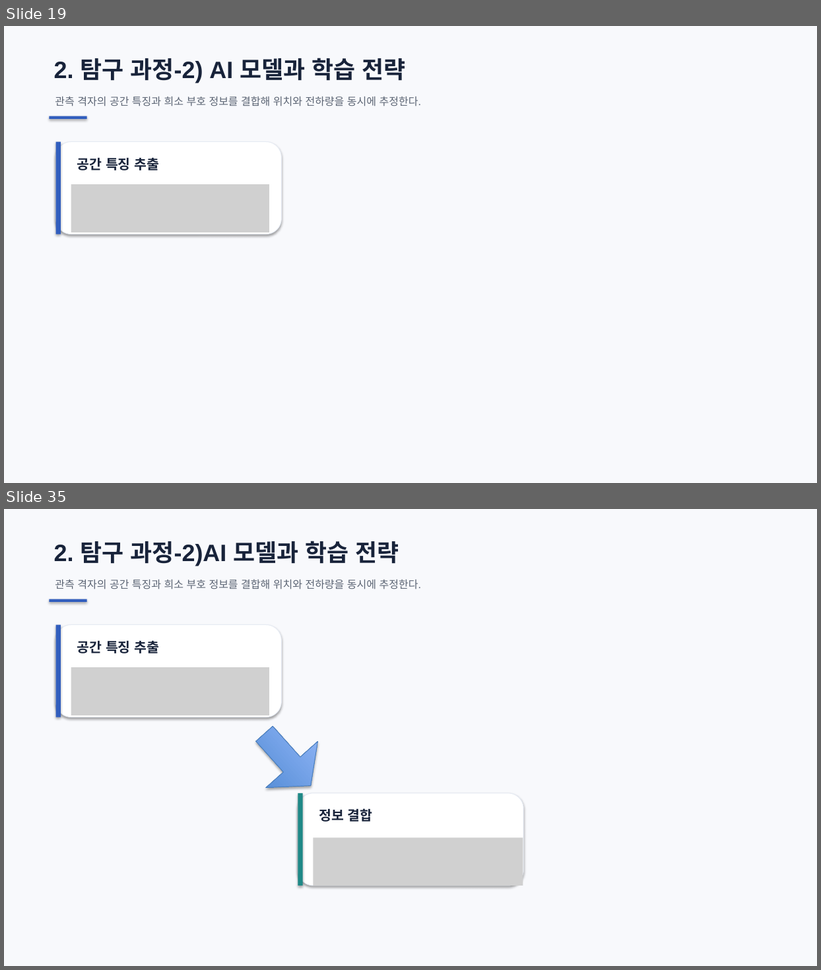
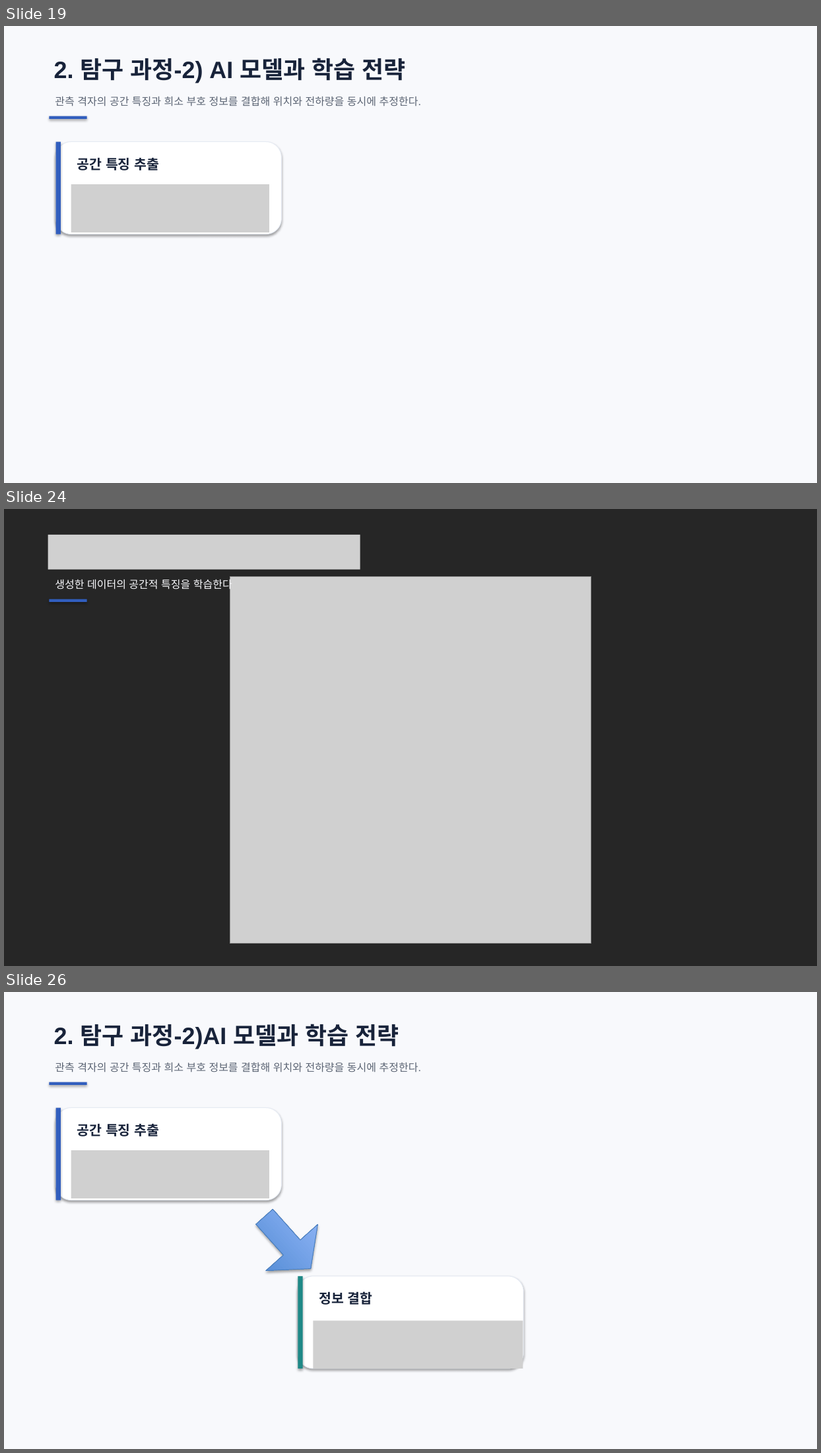
Before and after one commit to ohyunu525/KK-AI, a slide deck: Documents/보고서 파일.pptx. Shown one above the other, each under a label of ours: slides 19 and 35 before the commit, slides 19, 24 and 26 after it; the slides between them are not shown. The pictures are 821x970 and 821x1453 pixels, drawn with LibreOffice and Linux fonts; fonts in the diff are those of the drawing; grey boxes stand for pictures. Boxes give left, top, right and bottom in pixels: in the first picture for what was removed or moved away, otherwise in the second. Text is boxed around its words. In the diff, an @@ line names an element or a change of style, - is before the commit and + after.

```diff
--- a/Documents/보고서 파일.pptx
+++ b/Documents/보고서 파일.pptx
@@ slide 24 added at [4,509,817,966], background #262626 @@
@@ picture added at [48,535,360,569] @@
@@ text added at [55,578,232,591], 12.5 pt, text #F8F9FC @@
+생성한 데이터의 공간적 특징을 학습한다
@@ picture added at [230,577,591,944] @@
@@ rectangle added at [49,599,87,601], fill #315EBE @@
@@ what was slide 35 is now slide 26 @@
```
Also in this commit, not shown: 5 slides changed, 4 other slides added, 11 slides removed, 1 other file.
